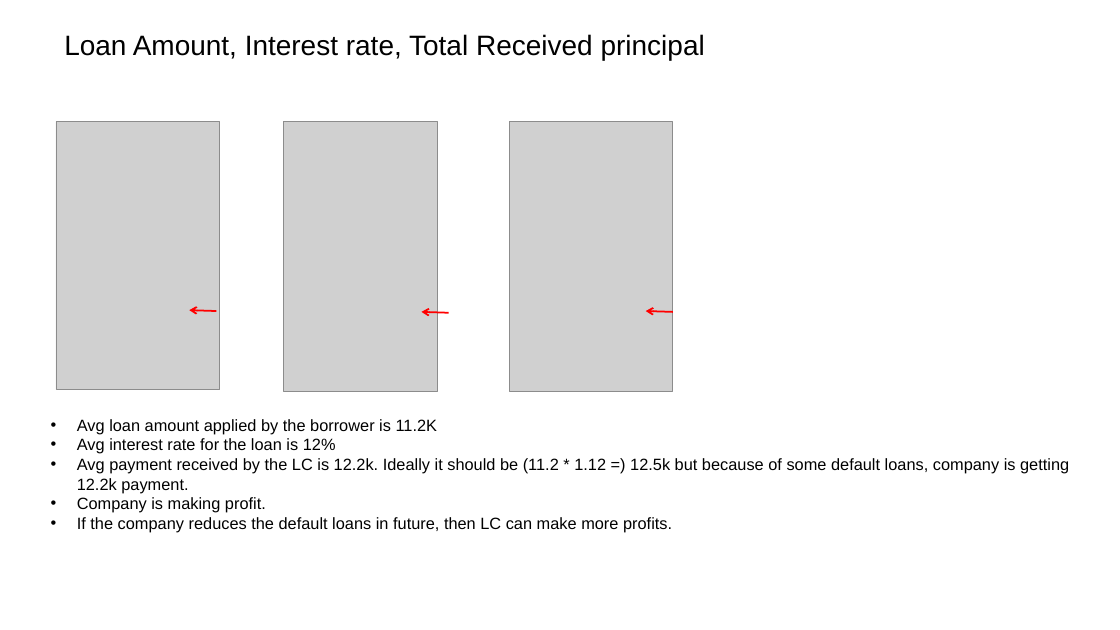
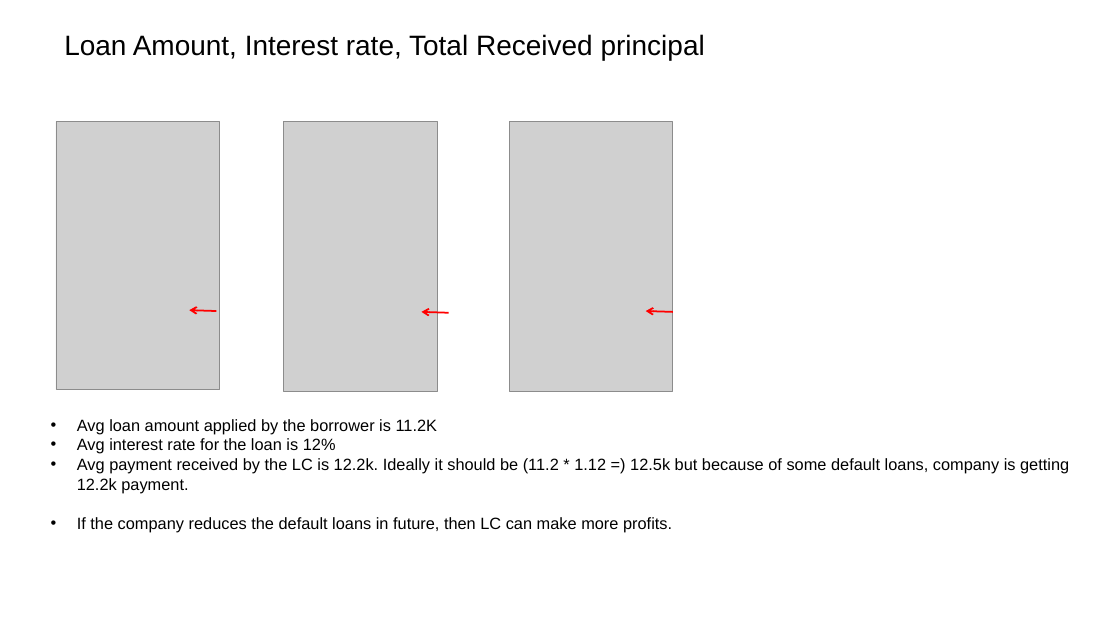
Before and after one commit to irish-luong/LandingClubCaseStudy, a slide deck: slide 15 of lending_club_case_study.pptx. Drawn at 1120x630 pixels with LibreOffice and Linux fonts; fonts in the diff are those of the drawing; grey boxes stand for pictures; background and template pictures are left out. Boxes give left, top, right and bottom in pixels: in the first picture for what was removed or moved away, otherwise in the second. Text is boxed around its words. In the diff, an @@ line names an element or a change of style, - is before the commit and + after.

```diff
--- a/lending_club_case_study.pptx
+++ b/lending_club_case_study.pptx
@@ text at (x1=77, y1=497, x2=266, y2=513): paragraph removed @@
-• Company is making profit.
```
Also in this commit, not shown: 5 other slides changed, 1 slide removed, 2 other files.
